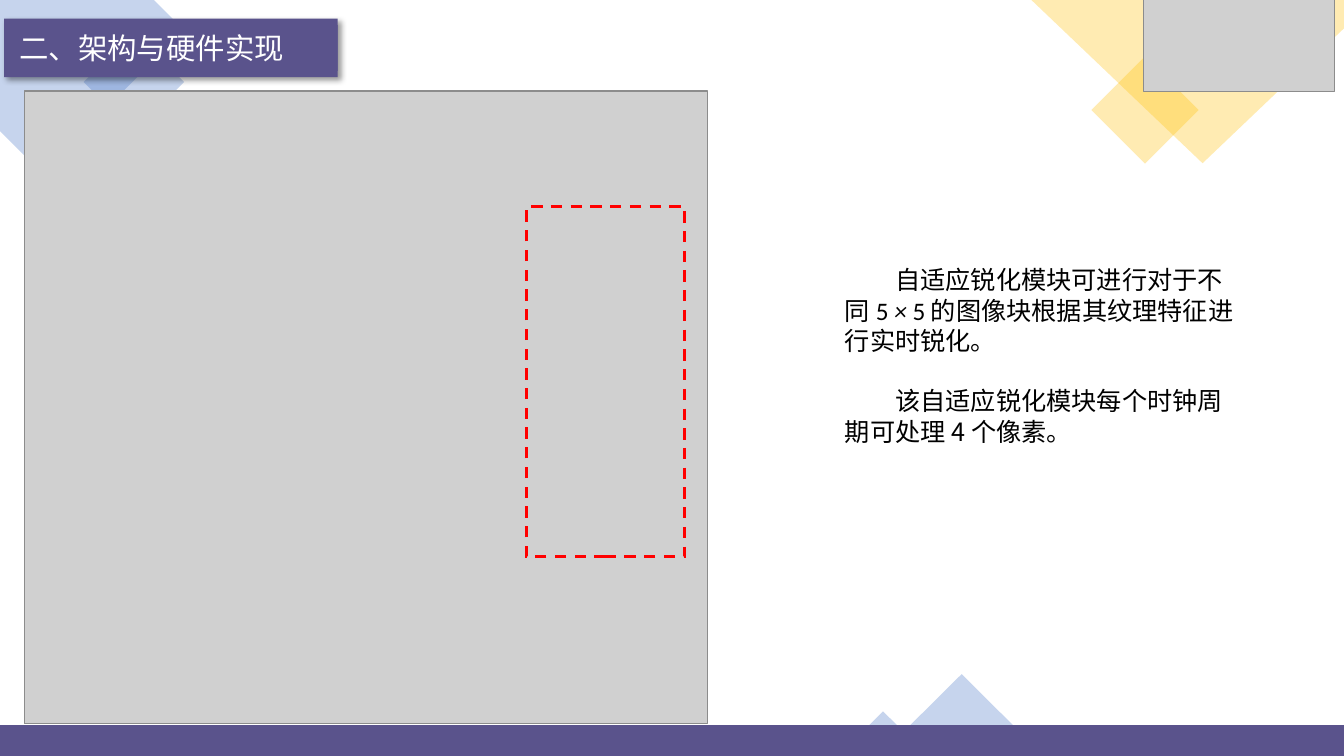
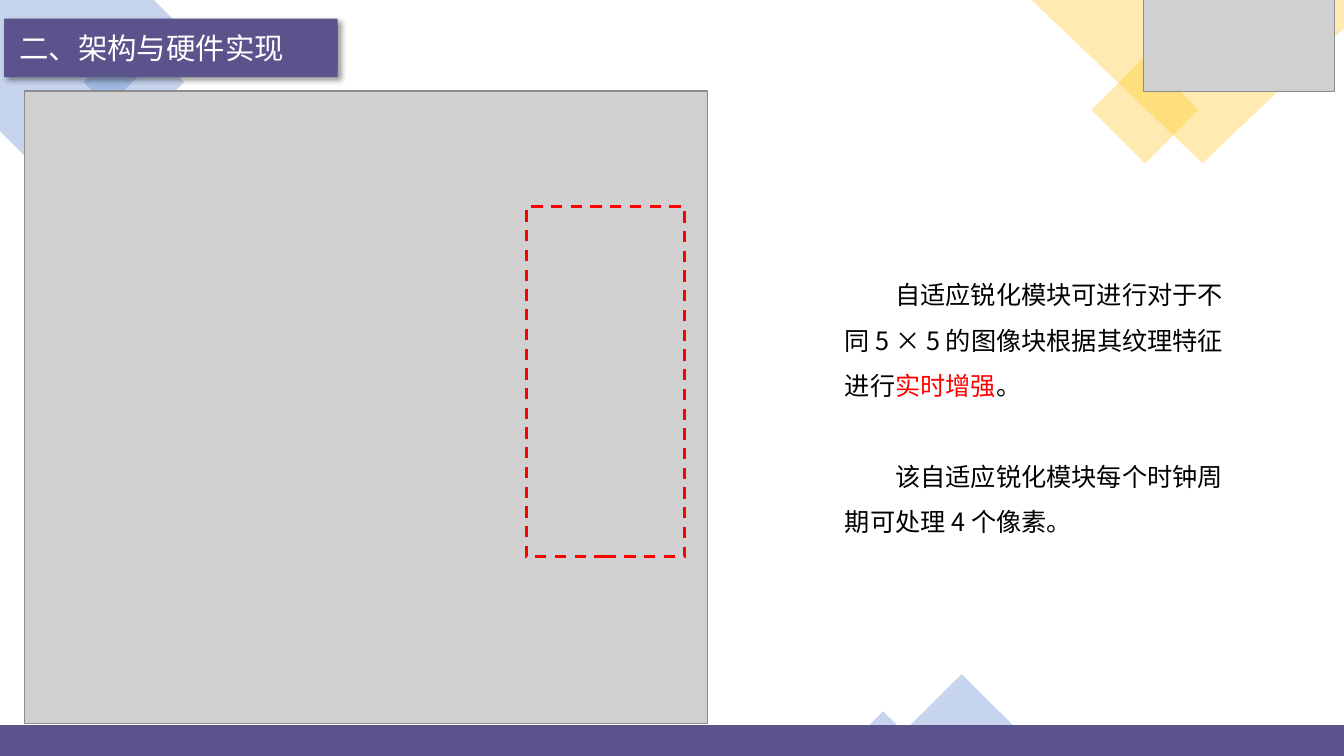
Before and after one commit to jjyy-Huang/LoG-UTE-RAISR-Doc, a slide deck: slide 21 of presentation/PPT.pptx. Drawn at 1344x756 pixels with LibreOffice and Linux fonts; fonts in the diff are those of the drawing; grey boxes stand for pictures; background and template pictures are left out. Boxes give left, top, right and bottom in pixels: in the first picture for what was removed or moved away, otherwise in the second. Text is boxed around its words. In the diff, an @@ line names an element or a change of style, - is before the commit and + after.

```diff
--- a/presentation/PPT.pptx
+++ b/presentation/PPT.pptx
@@ text at (x1=845, y1=282, x2=1223, y2=397): text changed @@
-自适应锐化模块可进行对于不同 5 × 5 的图像块根据其纹理特征进行实时锐化。
+自适应锐化模块可进行对于不同 5 × 5 的图像块根据其纹理特征进行实时增强。
@@ text at (x1=845, y1=464, x2=1223, y2=533): line spacing 1 to 1.5 @@
```
Also in this commit, not shown: 20 other slides changed, 5 slides added, 58 other files.
